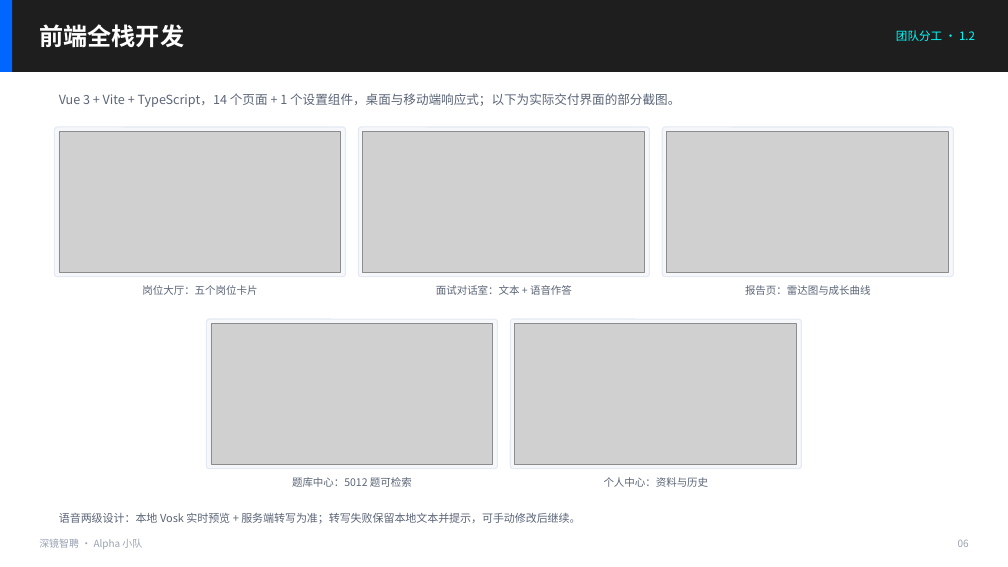
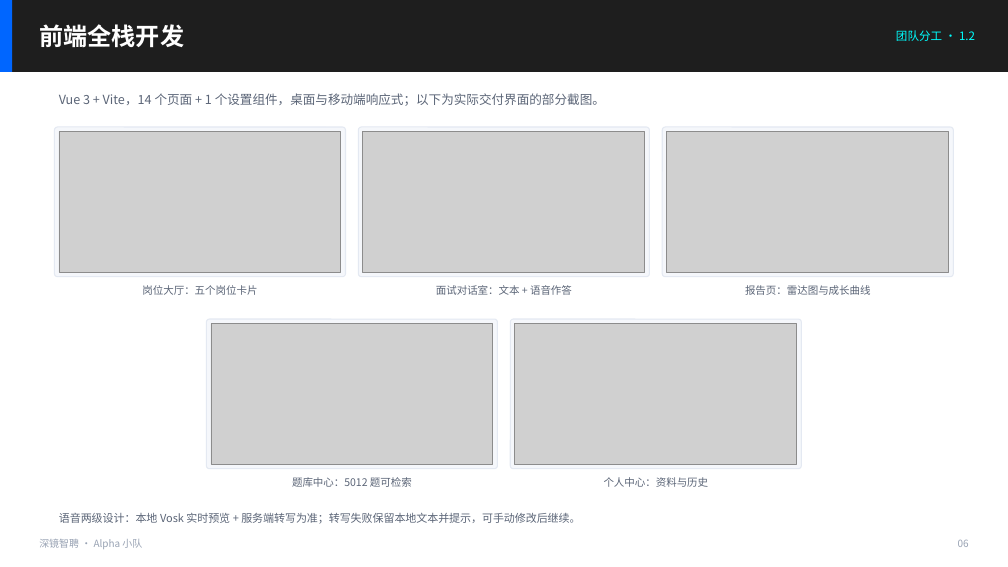
Before and after one commit to yangziyue-c/ai-interview-system, a slide deck: slide 8 of docs/submission/05-项目的详细分工及过程-演示稿.pptx. Drawn at 1008x567 pixels with LibreOffice and Linux fonts; fonts in the diff are those of the drawing; grey boxes stand for pictures. Boxes give left, top, right and bottom in pixels: in the first picture for what was removed or moved away, otherwise in the second. Text is boxed around its words. In the diff, an @@ line names an element or a change of style, - is before the commit and + after.

```diff
--- a/docs/submission/05-项目的详细分工及过程-演示稿.pptx
+++ b/docs/submission/05-项目的详细分工及过程-演示稿.pptx
@@ text at (59,93,605,106): text changed @@
-Vue 3 + Vite + TypeScript，14 个页面 + 1 个设置组件，桌面与移动端响应式；以下为实际交付界面的部分截图。
+Vue 3 + Vite，14 个页面 + 1 个设置组件，桌面与移动端响应式；以下为实际交付界面的部分截图。
```
Also in this commit, not shown: 4 other files.
